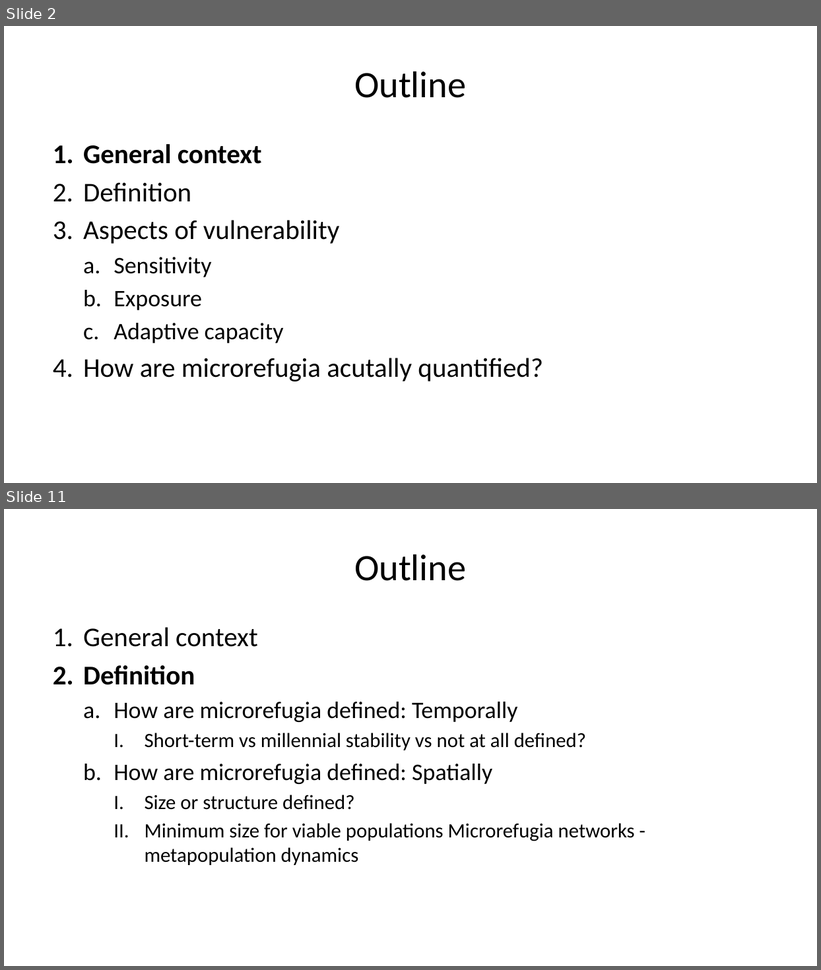
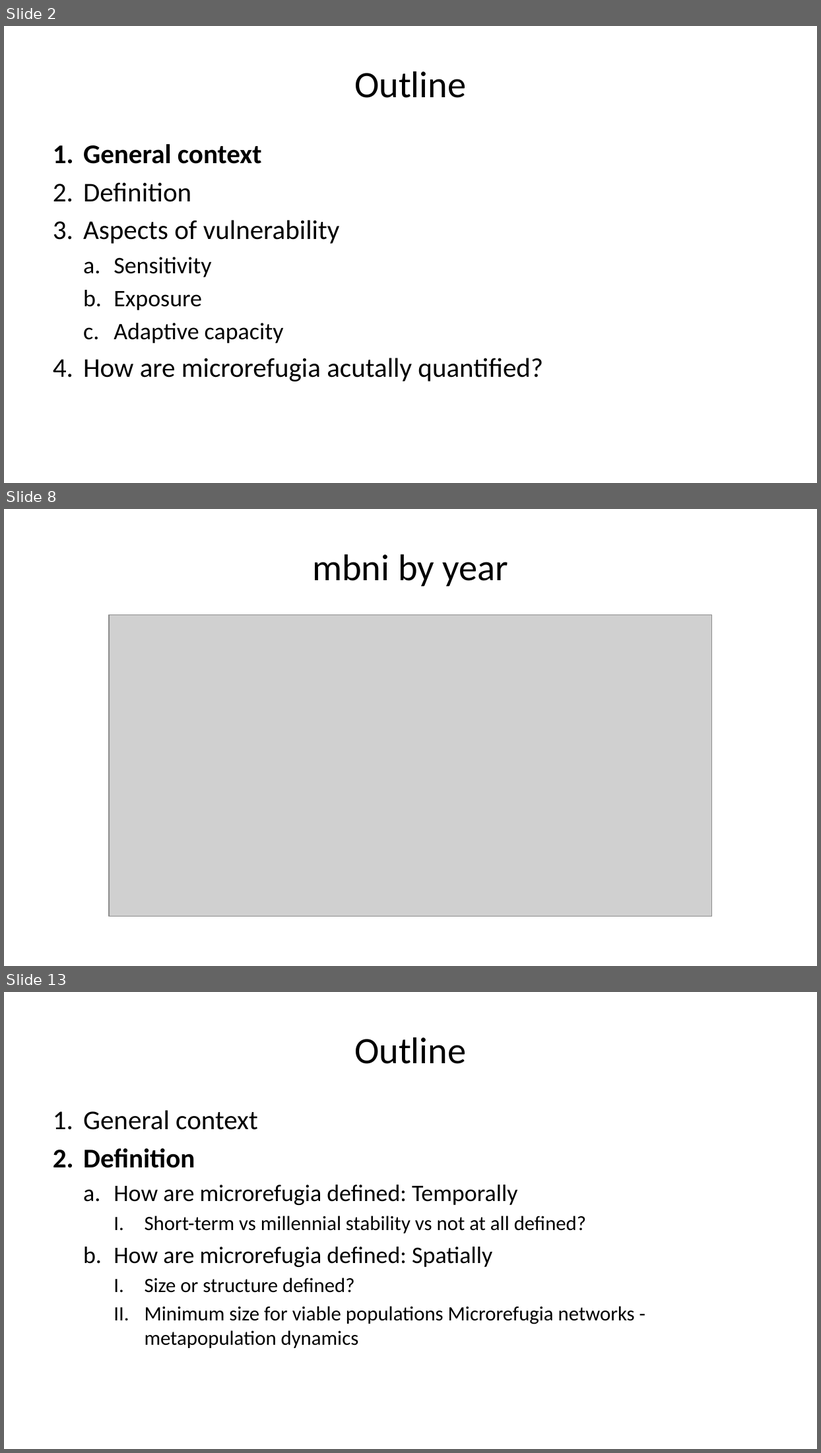
Before and after one commit to admahood/microrefugia_review, a slide deck: microrefugia_review.pptx. Shown one above the other, each under a label of ours: slides 2 and 11 before the commit, slides 2, 8 and 13 after it; the slides between them are not shown. The pictures are 821x970 and 821x1453 pixels, drawn with LibreOffice and Linux fonts; fonts in the diff are those of the drawing; grey boxes stand for pictures. Boxes give left, top, right and bottom in pixels: in the first picture for what was removed or moved away, otherwise in the second. Text is boxed around its words. In the diff, an @@ line names an element or a change of style, - is before the commit and + after.

```diff
--- a/microrefugia_review.pptx
+++ b/microrefugia_review.pptx
@@ slide 8 added at bbox=[4, 509, 817, 966], background #FFFFFF @@
@@ title added at bbox=[312, 554, 509, 586], 33 pt, text #000000 @@
+mbni by year
@@ picture added at bbox=[109, 615, 712, 917] @@
@@ what was slide 11 is now slide 13 @@
```
Also in this commit, not shown: 2 slides changed, 6 other slides added, 1 slide removed, 12 other files.
